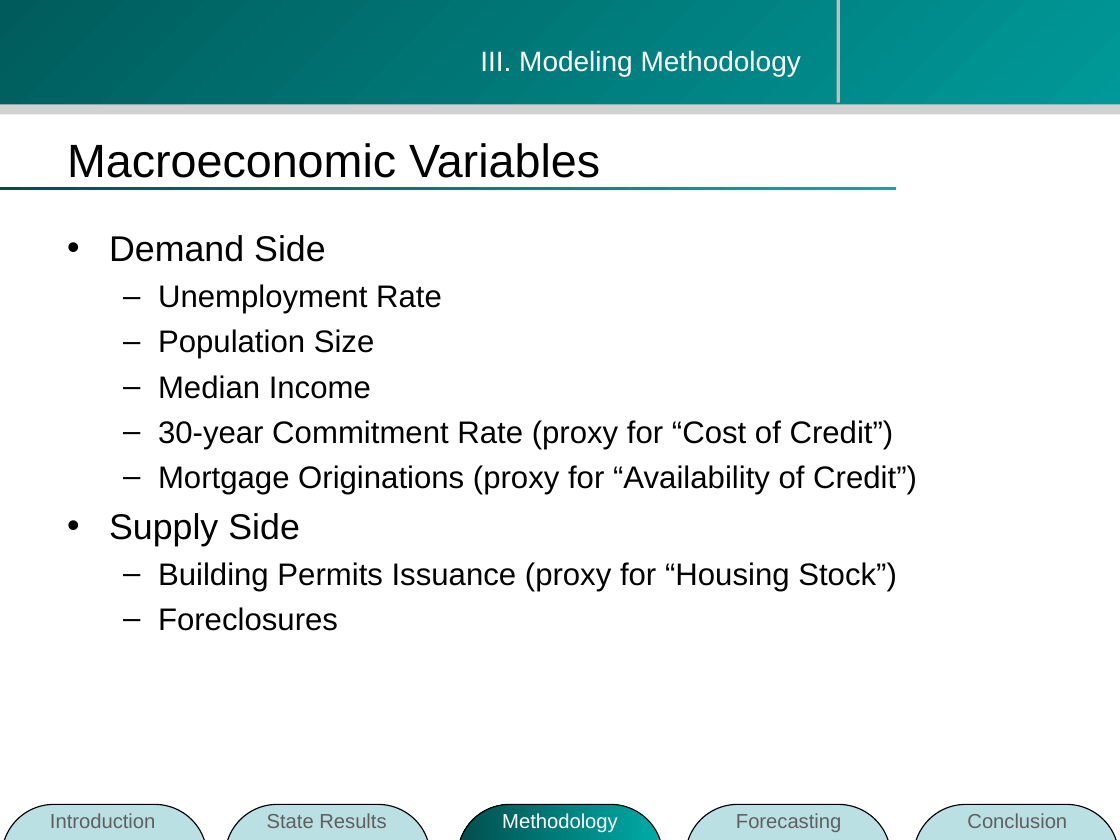
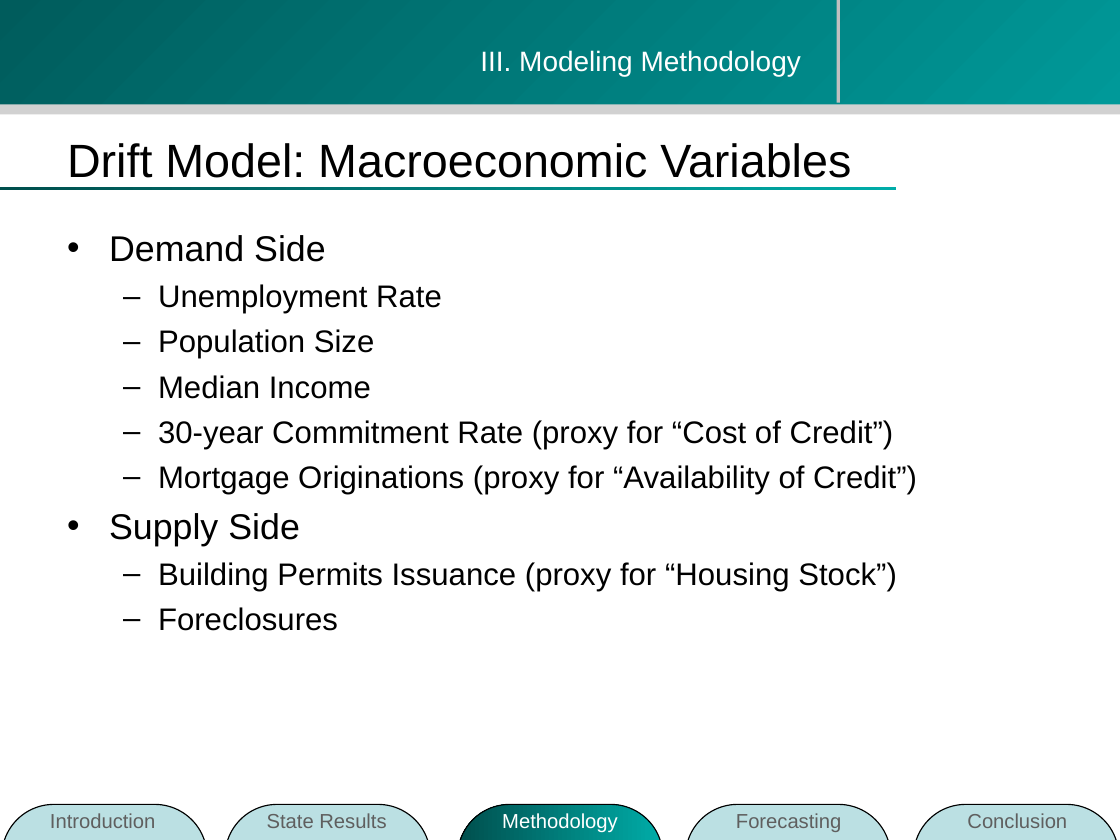
Before and after one commit to zhouzhenghui/svnrepository, a slide deck: slide 19 of SVNRepository/Presentation/M.Eng Final Presentation-take2.ppt (slide 20 before the commit). Drawn at 1120x840 pixels with LibreOffice and Linux fonts; fonts in the diff are those of the drawing; background and template pictures are left out. Boxes give left, top, right and bottom in pixels: in the first picture for what was removed or moved away, otherwise in the second. Text is boxed around its words. In the diff, an @@ line names an element or a change of style, - is before the commit and + after.

```diff
--- a/SVNRepository/Presentation/M.Eng Final Presentation-take2.ppt
+++ b/SVNRepository/Presentation/M.Eng Final Presentation-take2.ppt
@@ title at [67, 143, 851, 178]: text changed @@
-Macroeconomic Variables
+Drift Model: Macroeconomic Variables
```
Also in this commit, not shown: 9 other slides changed, 3 slides added, 1 slide removed.
